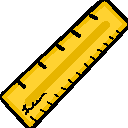
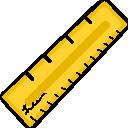
The second 128 x 128 image is a revision of the first. Changes to its layers:
painted on "Background" over [17, 14, 98, 89]